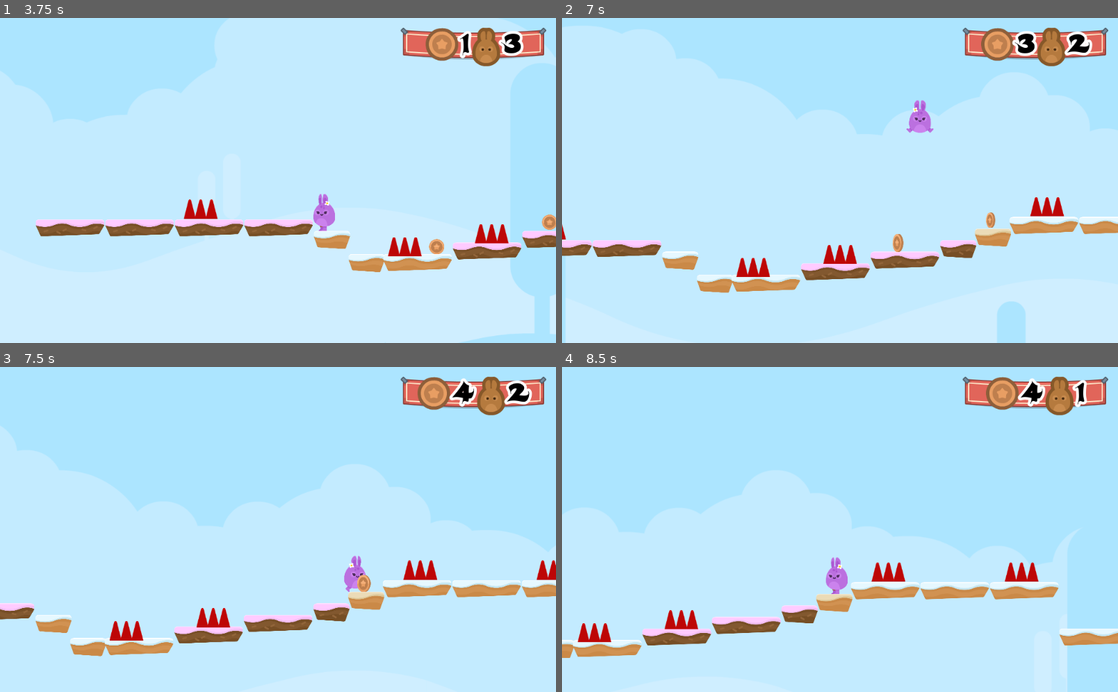
Above: before the commit, frames 1-4 (two rows, left to right).
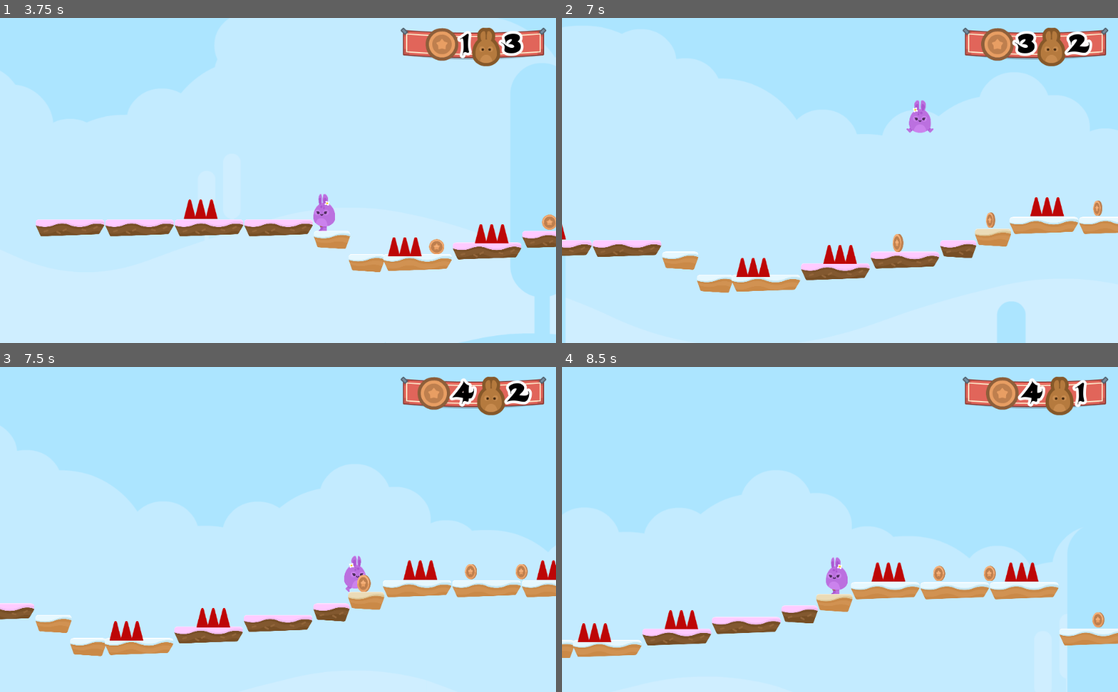
Above: after the commit, the same moments.

Repository: KennedyMungai/SimplePlatformer
Game: Godot game, scene res://Scenes/Levels/Level1.tscn
Two runs of this game, one before a commit and one after it. Both use one fixed random seed, a clock stepped at 60 frames per second and the inputs below.
Inputs:
- Up to frame 1 (3.75 s): hold D (right) 0.53-2.03 s; tap W (jump) at 0.77, 1.52, 3.02 s; hold A (left) from 2.03 s (still down)
- Up to frame 2 (7 s): tap W (jump) at 3.77, 4.52, 6.02, 6.77 s; release A (left) at 4.28 s; hold D (right) from 4.28 s (still down)
- Up to frame 3 (7.5 s): keep holding D (right)
- Up to frame 4 (8.5 s): tap W (jump) at 7.52 s; release D (right) at 8.03 s; hold A (left) from 8.03 s (still down)

Frame 1 is identical in both runs. In frame 2, less than 0.1% of the frame differs, in the area x 95-98%, y 56-61%; in frame 3, 0.2%; in frame 4, 0.3%, in the area x 66-98%, y 61-81%.

Commit message:
Added more coins to the scene

Diff:
--- a/Scenes/Levels/Level1.tscn
+++ b/Scenes/Levels/Level1.tscn
@@ -74,3 +74,24 @@
 
 [node name="Coin4" parent="Coins" instance=ExtResource( 8 )]
 position = Vector2( 2840, 18 )
+
+[node name="Coin5" parent="Coins" instance=ExtResource( 8 )]
+position = Vector2( 3432, -48 )
+
+[node name="Coin6" parent="Coins" instance=ExtResource( 8 )]
+position = Vector2( 3712, -48 )
+
+[node name="Coin7" parent="Coins" instance=ExtResource( 8 )]
+position = Vector2( 4312, 208 )
+
+[node name="Coin8" parent="Coins" instance=ExtResource( 8 )]
+position = Vector2( 4793, 520 )
+
+[node name="Coin9" parent="Coins" instance=ExtResource( 8 )]
+position = Vector2( 5576, 200 )
+
+[node name="Coin10" parent="Coins" instance=ExtResource( 8 )]
+position = Vector2( 5864, -48 )
+
+[node name="Coin11" parent="Coins" instance=ExtResource( 8 )]
+position = Vector2( 5248, -376 )
